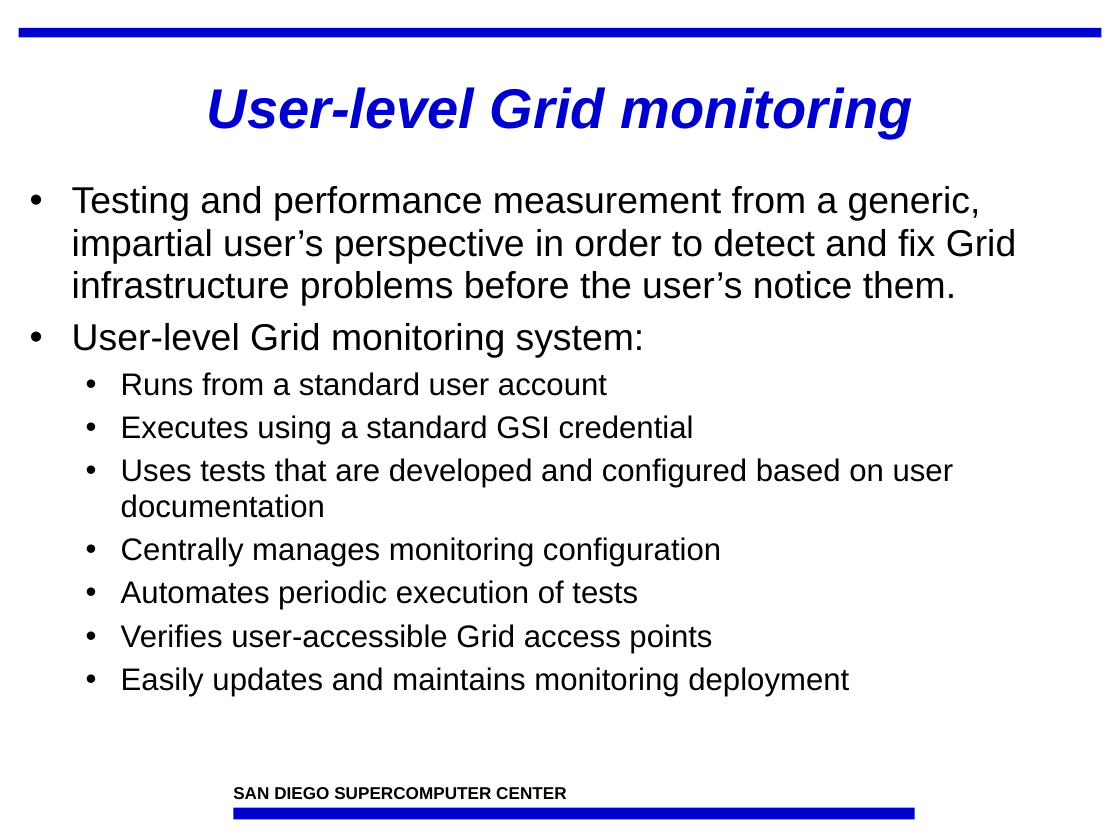
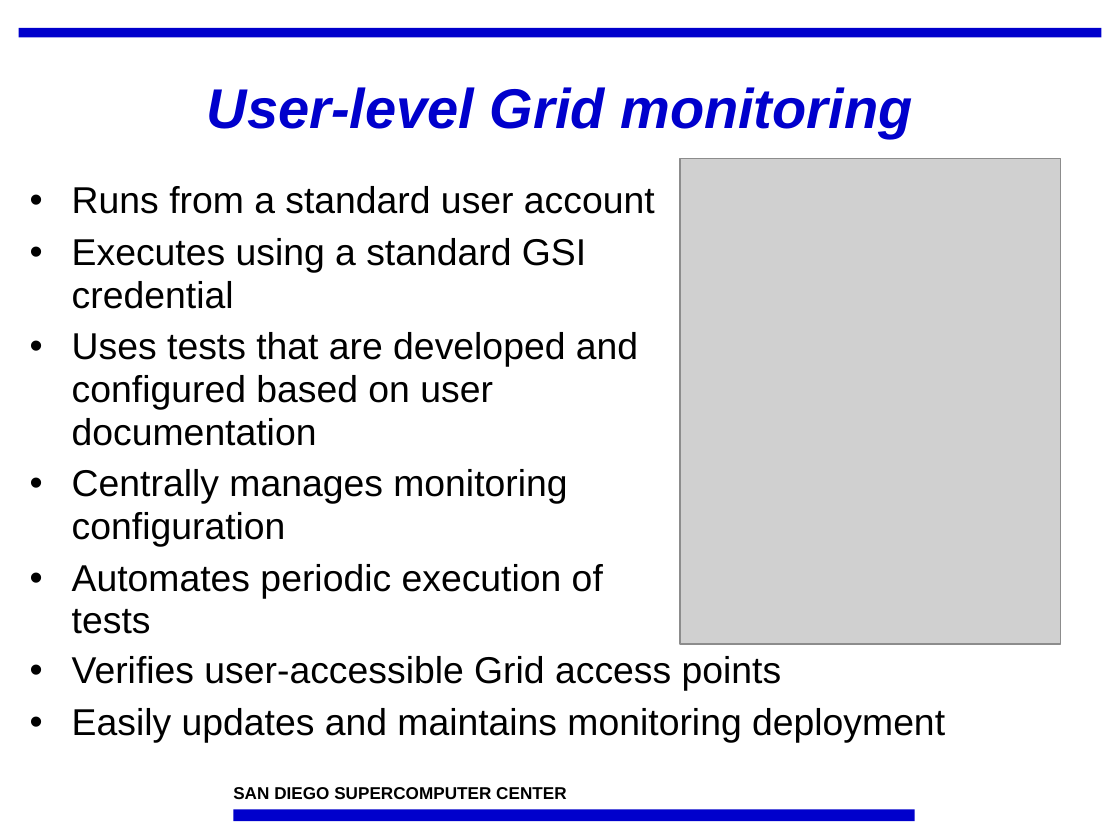
Before and after one commit to IncaProject/inca-xsede, a slide deck: slide 3 of talks/sc07/inca-sc07.ppt. Drawn at 1120x840 pixels with LibreOffice and Linux fonts; fonts in the diff are those of the drawing; grey boxes stand for pictures; background and template pictures are left out. Boxes give left, top, right and bottom in pixels: in the first picture for what was removed or moved away, otherwise in the second. Text is boxed around its words. In the diff, an @@ line names an element or a change of style, - is before the commit and + after.

```diff
--- a/talks/sc07/inca-sc07.ppt
+++ b/talks/sc07/inca-sc07.ppt
@@ text "Runs from a standard user ..." at (72,186,655,634): size 20 to 24 pt; list level 2 to 1 in "Runs from a standard user ..."; list level 2 to 1 in "Executes using a standard GSI ..."; list level 2 to 1 in "Uses tests that are developed ..."; list level 2 to 1 in "Centrally manages monitoring configuration"; list level 2 to 1 in "Automates periodic execution of tests" @@
@@ picture added at (680,159,1061,644) @@
@@ text at (72,186,1017,358): paragraphs removed @@
-• Testing and performance measurement from a generic, impartial user’s perspective in order to detect and fix Grid infrastructure problems before the user’s notice them.
-• User-level Grid monitoring system:
@@ text at (121,624,849,696): paragraphs removed @@
-  • Verifies user-accessible Grid access points
-  • Easily updates and maintains monitoring deployment
@@ text added at (72,656,945,743), 24 pt, text #000000 @@
+• Verifies user-accessible Grid access points
+• Easily updates and maintains monitoring deployment
```
Also in this commit, not shown: 17 other slides changed, 1 slide added, 2 slides removed, 16 other files.
